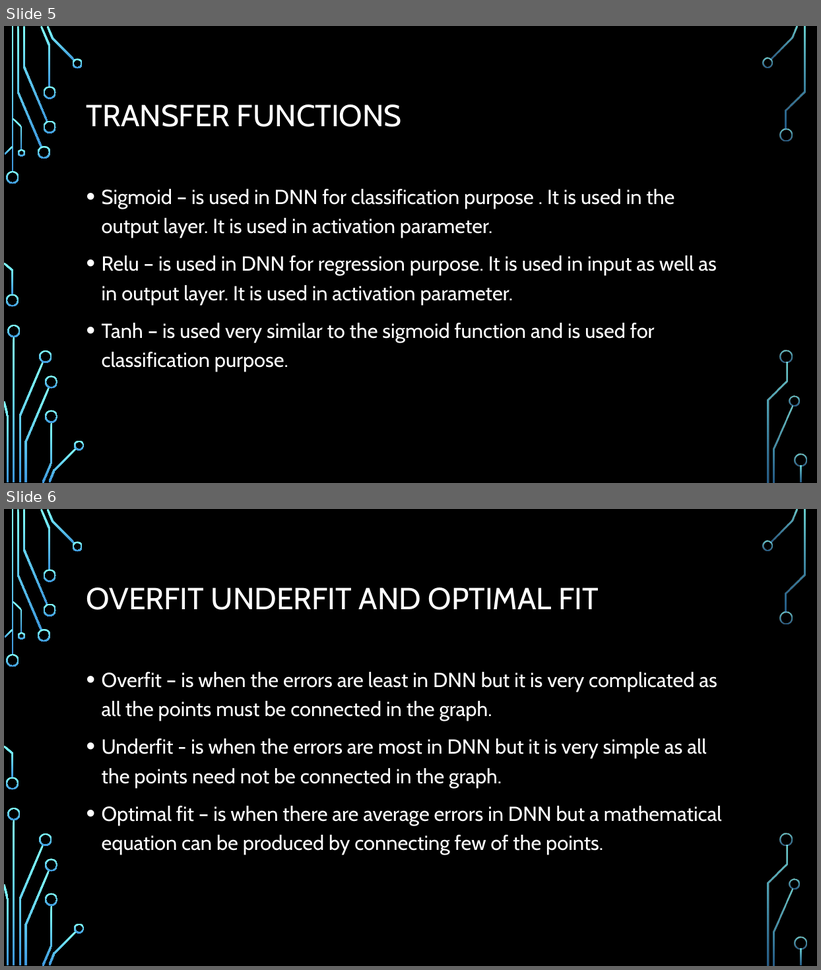
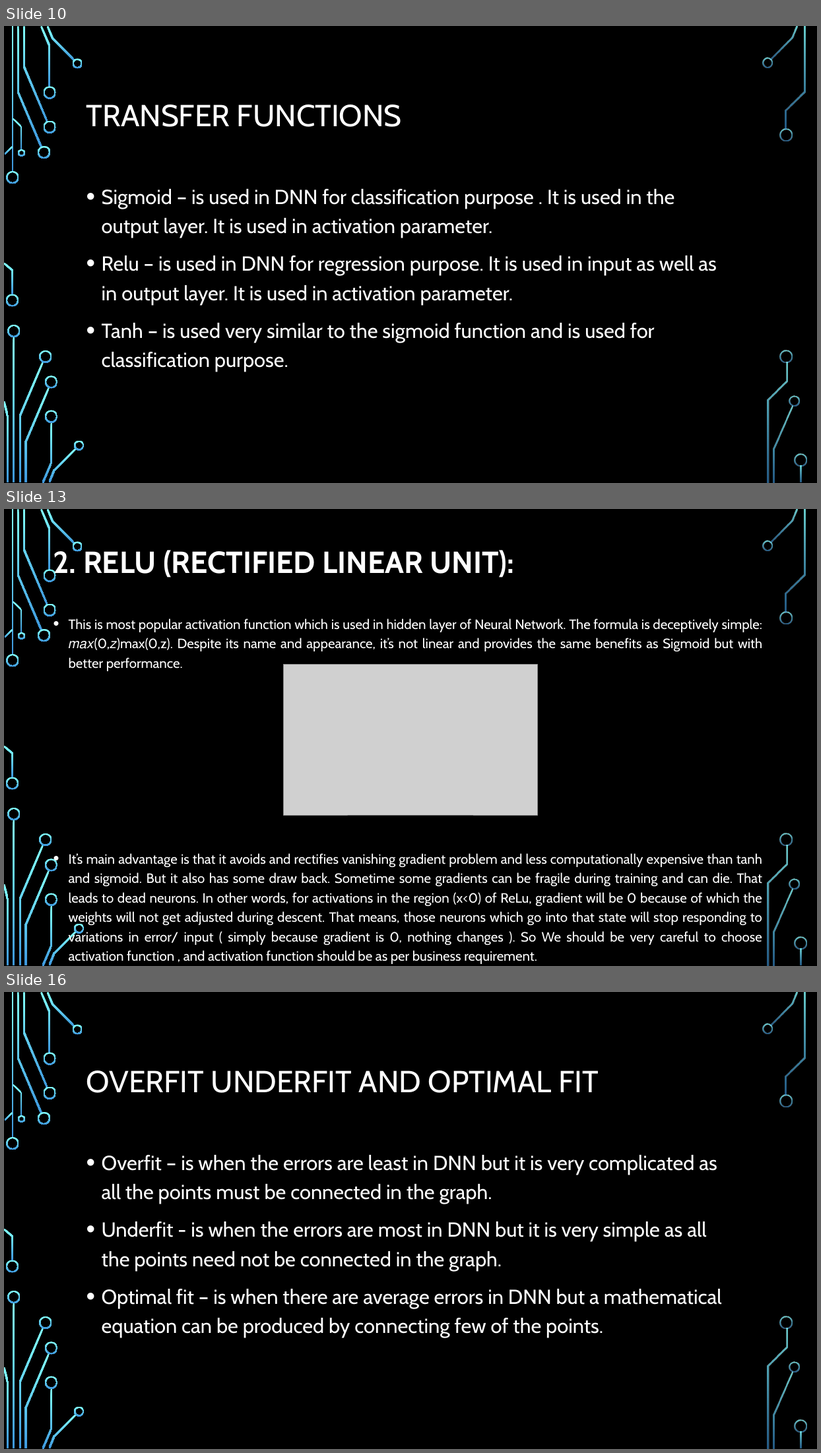
Before and after one commit to ENG19CS0023-AKSHAY/Deep-learning, a slide deck: ENG19CS0023(Akshay V R)(DL assignment 2).pptx. Shown one above the other, each under a label of ours: slides 5 and 6 before the commit, slides 10, 13 and 16 after it; the slides between them are not shown. The pictures are 821x970 and 821x1453 pixels, drawn with LibreOffice and Linux fonts; fonts in the diff are those of the drawing; grey boxes stand for pictures; background and template pictures are left out. Boxes give left, top, right and bottom in pixels: in the first picture for what was removed or moved away, otherwise in the second. Text is boxed around its words. In the diff, an @@ line names an element or a change of style, - is before the commit and + after.

```diff
--- a/ENG19CS0023(Akshay V R)(DL assignment 2).pptx
+++ b/ENG19CS0023(Akshay V R)(DL assignment 2).pptx
@@ slide 13 added at (4,509,817,966), background picture (left out); not listed: 36 template elements that a slide beside it also shows @@
@@ title added at (54,547,515,580), 36 pt, text #FFFFFF, bold @@
+2. RELU (RECTIFIED LINEAR UNIT):
@@ text added at (69,619,763,964), 16 pt, text #FFFFFF @@
+• This is most popular activation function which is used in hidden layer of Neural Network. The formula is deceptively simple: 𝑚𝑎𝑥(0,𝑧)max(0,z). Despite its name and appearance, it’s not linear and provides the same benefits as Sigmoid but with better performance.
+• It’s main advantage is that it avoids and rectifies vanishing gradient problem and less computationally expensive than tanh and sigmoid. But it also has some draw back. Sometime some gradients can be fragile during training and can die. That leads to dead neurons. In other words, for activations in the region (x<0) of ReLu, gradient will be 0 because of which the weights will not get adjusted during descent. That means, those neurons which go into that state will stop responding to variations in error/ input ( simply because gradient is 0, nothing changes ). So We should be very careful to choose activation function , and activation function should be as per business requirement.
@@ picture added at (284,665,538,815) @@
@@ what was slide 5 is now slide 10 @@
@@ what was slide 6 is now slide 16 @@
```
Also in this commit, not shown: 9 other slides added.
